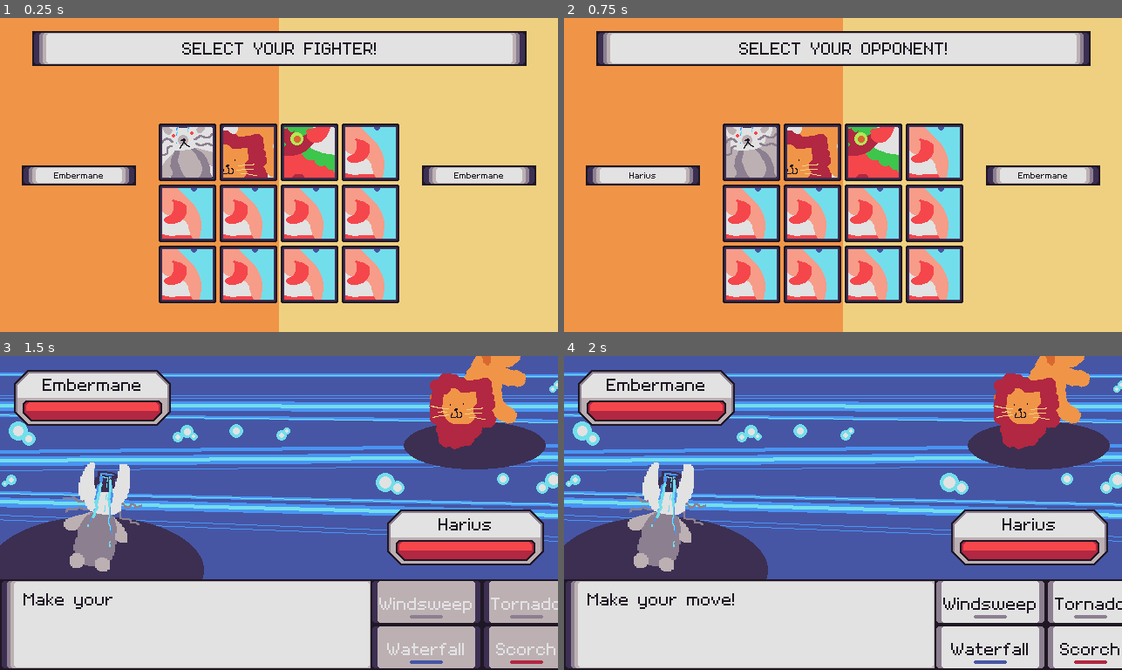
Above: before the commit, frames 1-4 (two rows, left to right).
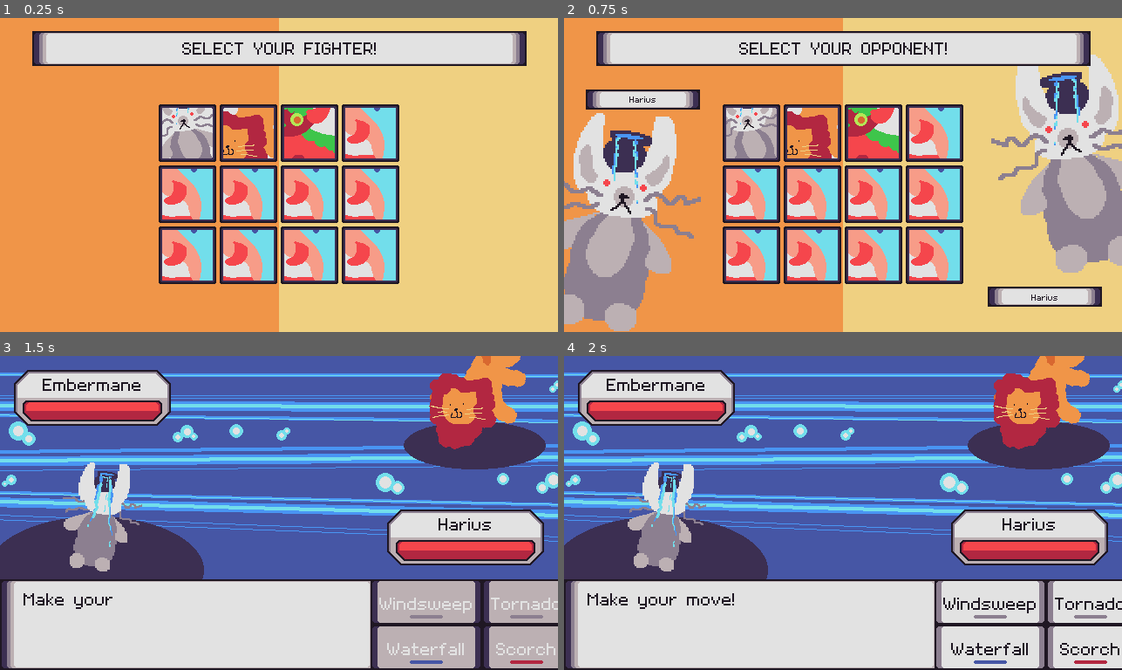
Above: after the commit, the same moments.

Repository: jadicodes/zodiac-battler
Game: Godot game, scene res://monster_select/monster_select.tscn
Same seed, same stepped clock (60 frames per second), same inputs: the game is played once before the commit and once after it. The engine's default icon, where the game draws it, is replaced by a stand-in: a white triangle on a blue panel in a dark square.
Inputs (mouse positions are in pixels of both pictures, inside the frame that each line leads up to; where the layout moved, square brackets give the same spot in the first picture):
- Up to frame 1 (0.25 s): no input
- Up to frame 2 (0.75 s): click (753, 134) [753, 153] at 0.5 s
- Up to frame 3 (1.5 s): click (251, 472) [251, 491] at 1.25 s
- Up to frame 4 (2 s): no input

The runs differ from the first frame. In frame 1, 21% of the frame differs, in the area x 3-97%, y 27-91%; in frame 2, 42%, in the area x 0-100%, y 11-100%; in frame 3, nothing differs; in frame 4, nothing differs.

Commit message:
Add monster previews to monster_select scene

Diff:
--- a/project/monster_select/monster_select.gd
+++ b/project/monster_select/monster_select.gd
@@ -25,6 +25,10 @@
 
 
 func _ready() -> void:
+	%HoveredSelfPanel.visible = false
+	%SelfTexture.visible = false
+	%HoveredOpponentPanel.visible = false
+	%OpponentTexture.visible = false
 	_set_state(State.CHOOSE_SELF)
 
 
@@ -36,6 +40,7 @@
 	if _monster_select_state == State.CHOOSE_SELF:
 		_self_monster = breed
 		_set_state(State.CHOOSE_OPPONENT)
+		_on_monster_select_button_hovered(breed)
 	elif _monster_select_state == State.CHOOSE_OPPONENT:
 		_opponent_monster = breed
 		_set_state(State.PLAY)
@@ -44,5 +49,11 @@
 func _on_monster_select_button_hovered(breed: Breed) -> void:
 	if _monster_select_state == State.CHOOSE_SELF:
 		%HoveredSelfLabel.text = breed.get_monster_name()
+		%HoveredSelfPanel.visible = true
+		%SelfTexture.texture = breed.get_normal_texture_front()
+		%SelfTexture.visible = true
 	if _monster_select_state == State.CHOOSE_OPPONENT:
 		%HoveredOpponentLabel.text = breed.get_monster_name()
+		%HoveredOpponentPanel.visible = true
+		%OpponentTexture.texture = breed.get_normal_texture_front()
+		%OpponentTexture.visible = true
--- a/project/monster_select/monster_select.tscn
+++ b/project/monster_select/monster_select.tscn
@@ -1,10 +1,12 @@
-[gd_scene load_steps=8 format=3 uid="uid://dcq1jyvigtr0n"]
+[gd_scene load_steps=10 format=3 uid="uid://dcq1jyvigtr0n"]
 
 [ext_resource type="Script" uid="uid://inyctean21v7" path="res://monster_select/monster_select.gd" id="1_enmru"]
 [ext_resource type="Texture2D" uid="uid://ddciqycx3qxgj" path="res://monster_select/background_select.png" id="2_ciuqq"]
 [ext_resource type="PackedScene" uid="uid://dvkl7s1xn7hqc" path="res://monster_select/monster_select_button.tscn" id="2_v8ndl"]
 [ext_resource type="Resource" uid="uid://bmt1iiqphqefe" path="res://monsters/breed/harius.tres" id="3_7ewmc"]
+[ext_resource type="Texture2D" uid="uid://cs4o6nqed32jf" path="res://monsters/breed/tomatus_normal_front.png" id="3_ccadg"]
 [ext_resource type="Resource" uid="uid://c8u3hw5eqn458" path="res://monsters/breed/embermane.tres" id="4_a6qg2"]
+[ext_resource type="Texture2D" uid="uid://dqf37un58fnh7" path="res://monsters/breed/embermane_normal_front.png" id="4_eobie"]
 [ext_resource type="Resource" uid="uid://der5ogkwrmkv0" path="res://monsters/breed/tomatus.tres" id="5_o31d0"]
 [ext_resource type="Resource" uid="uid://dg0kj3kls4cxf" path="res://monsters/breed/biseas.tres" id="6_ciuqq"]
 
@@ -24,6 +26,33 @@
 offset_bottom = 360.0
 texture = ExtResource("2_ciuqq")
 
+[node name="SelfTexture" type="TextureRect" parent="."]
+unique_name_in_owner = true
+layout_mode = 1
+anchors_preset = 2
+anchor_top = 1.0
+anchor_bottom = 1.0
+offset_left = -69.0
+offset_top = -255.0
+offset_right = 187.0
+offset_bottom = 1.0
+grow_vertical = 0
+texture = ExtResource("3_ccadg")
+flip_h = true
+
+[node name="OpponentTexture" type="TextureRect" parent="."]
+unique_name_in_owner = true
+layout_mode = 1
+anchors_preset = 1
+anchor_left = 1.0
+anchor_right = 1.0
+offset_left = -180.0
+offset_top = 38.0
+offset_right = 76.0
+offset_bottom = 294.0
+grow_horizontal = 0
+texture = ExtResource("4_eobie")
+
 [node name="GridContainer" type="GridContainer" parent="."]
 layout_mode = 1
 anchors_preset = 8
@@ -32,9 +61,9 @@
 anchor_right = 0.5
 anchor_bottom = 0.5
 offset_left = -138.0
-offset_top = -59.0
+offset_top = -81.0
 offset_right = 138.0
-offset_bottom = 147.0
+offset_bottom = 125.0
 grow_horizontal = 2
 grow_vertical = 2
 mouse_filter = 2
@@ -124,9 +153,9 @@
 anchor_top = 0.5
 anchor_bottom = 0.5
 offset_left = 25.0
-offset_top = -11.5
+offset_top = -98.0
 offset_right = 156.0
-offset_bottom = 11.5
+offset_bottom = -75.0
 grow_vertical = 2
 
 [node name="HoveredSelfLabel" type="Label" parent="HoveredSelfPanel"]
@@ -139,7 +168,7 @@
 offset_bottom = -2.5
 grow_horizontal = 2
 grow_vertical = 2
-text = "Embermane"
+text = "Tomatus"
 horizontal_alignment = 1
 vertical_alignment = 1
 
@@ -151,10 +180,10 @@
 anchor_top = 0.5
 anchor_right = 1.0
 anchor_bottom = 0.5
-offset_left = -156.0
-offset_top = -11.5
-offset_right = -25.0
-offset_bottom = 11.5
+offset_left = -154.0
+offset_top = 128.0
+offset_right = -23.0
+offset_bottom = 151.0
 grow_horizontal = 0
 grow_vertical = 2
 
@@ -164,11 +193,10 @@
 anchors_preset = 15
 anchor_right = 1.0
 anchor_bottom = 1.0
-offset_top = 0.5
-offset_bottom = -2.5
-grow_horizontal = 2
-grow_vertical = 2
-text = "Embermane"
+grow_horizontal = 2
+grow_vertical = 2
+text = "Embermane
+"
 horizontal_alignment = 1
 vertical_alignment = 1
 
